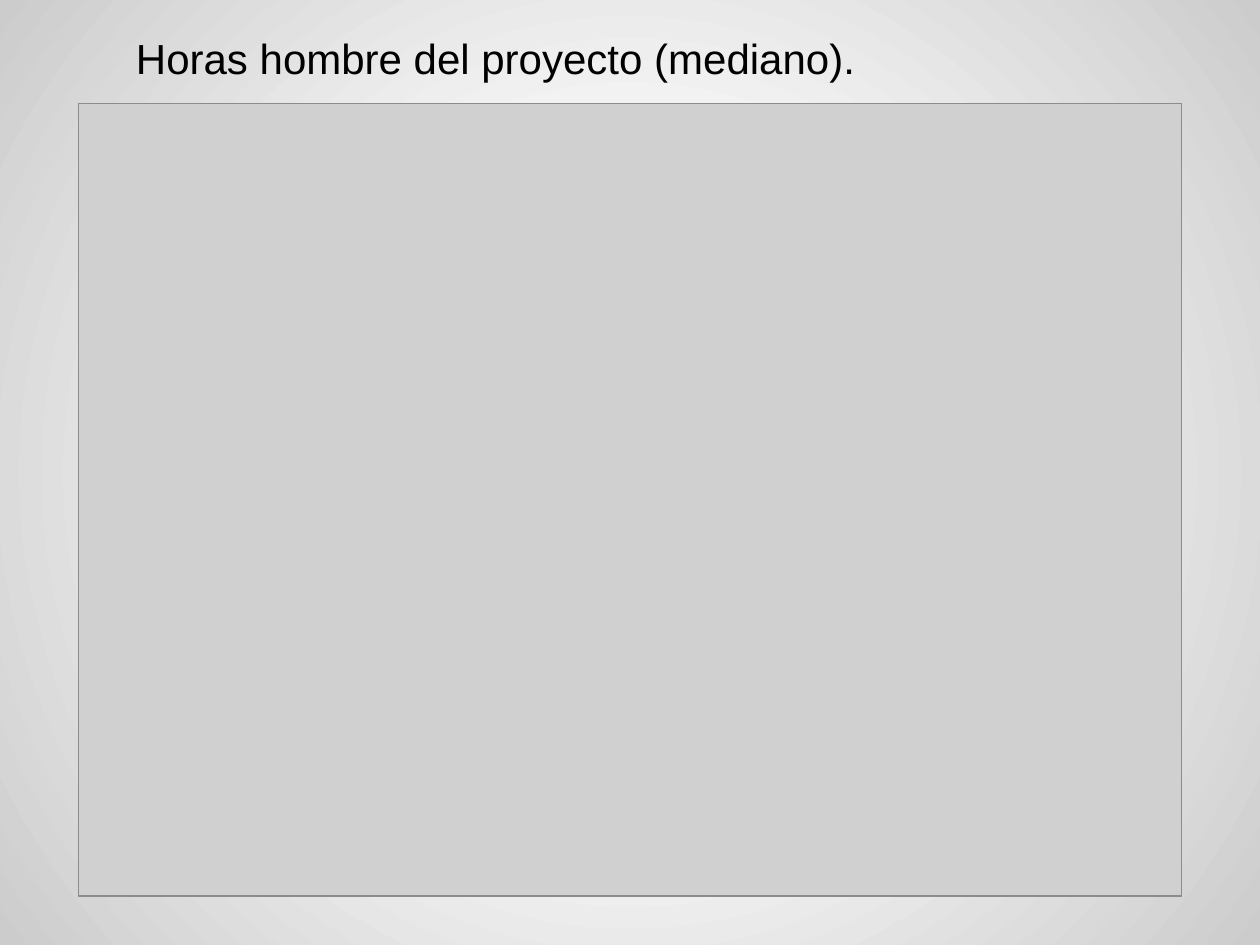
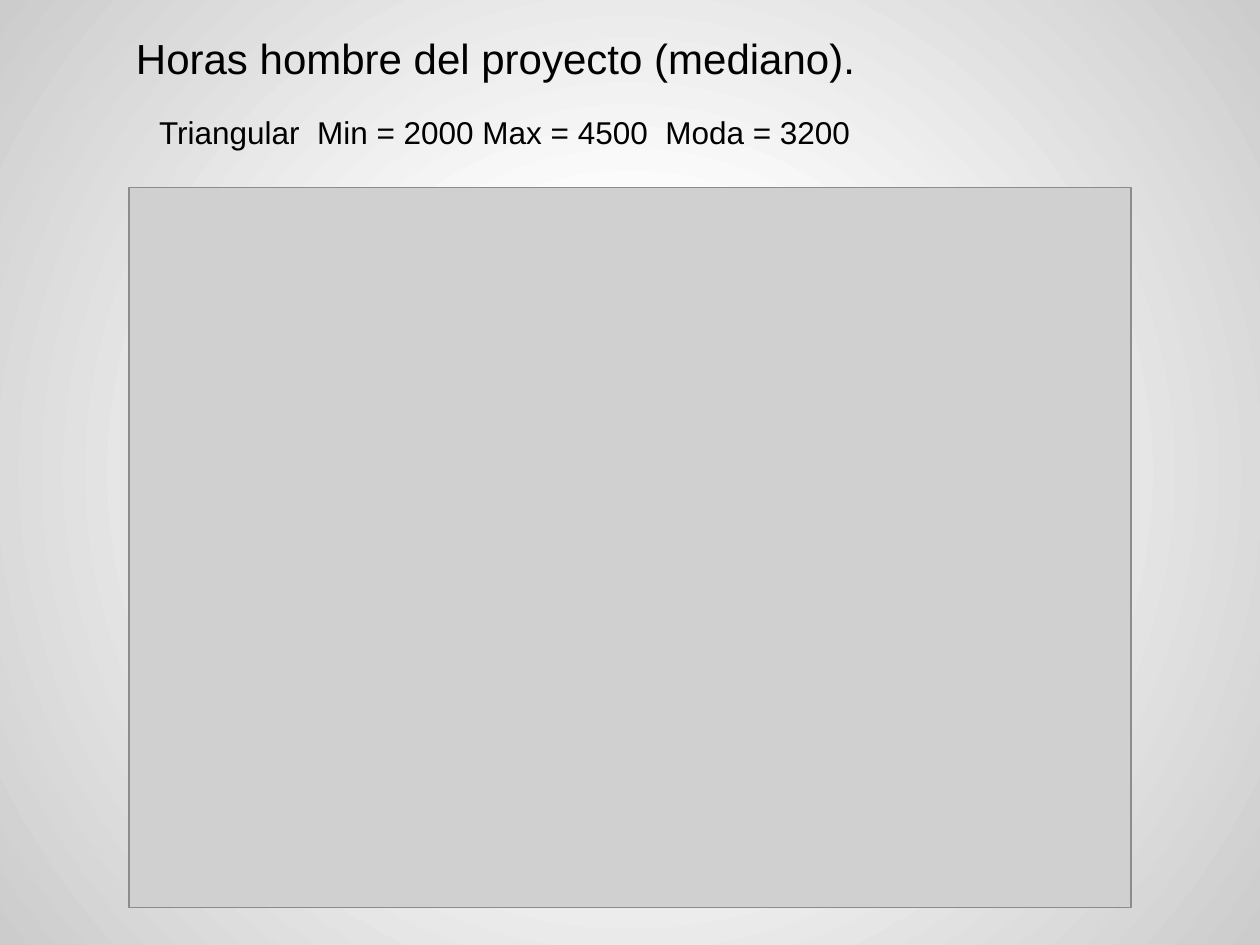
Before and after one commit to acrespo/Simulaciones, a slide deck: slide 17 of presentacion.pptx. Drawn at 1260x945 pixels with LibreOffice and Linux fonts; fonts in the diff are those of the drawing; grey boxes stand for pictures. Boxes give left, top, right and bottom in pixels: in the first picture for what was removed or moved away, otherwise in the second. Text is boxed around its words. In the diff, an @@ line names an element or a change of style, - is before the commit and + after.

```diff
--- a/presentacion.pptx
+++ b/presentacion.pptx
@@ text added at (159,121,850,150), 18 pt, text #000000 @@
+Triangular Min = 2000 Max = 4500 Moda = 3200
@@ picture: place and size @@
-picture at (78,103,1181,896)
+picture at (129,188,1130,908)
```
Also in this commit, not shown: 12 other slides changed.
